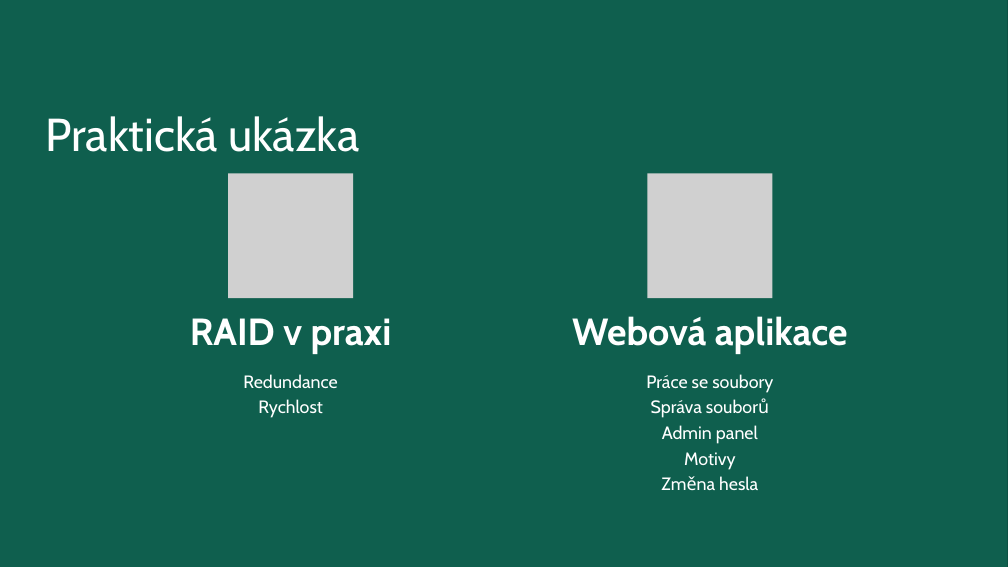
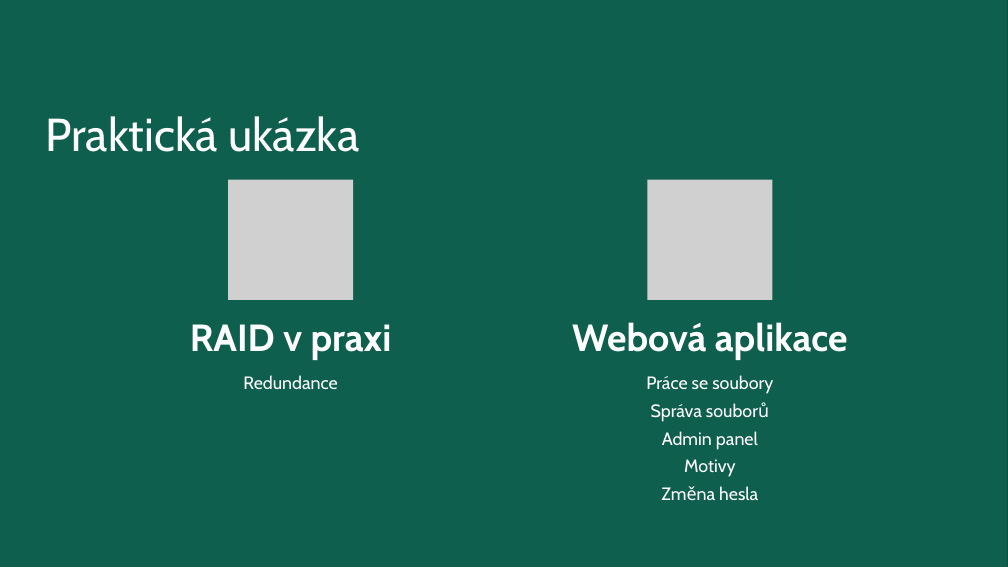
Before and after one commit to michalcz10/USB-RAID-Array, a slide deck: slide 7 of Documentation/USB RAID pole.pptx. Drawn at 1008x567 pixels with LibreOffice and Linux fonts; fonts in the diff are those of the drawing; grey boxes stand for pictures; background and template pictures are left out. Boxes give left, top, right and bottom in pixels: in the first picture for what was removed or moved away, otherwise in the second. Text is boxed around its words. In the diff, an @@ line names an element or a change of style, - is before the commit and + after.

```diff
--- a/Documentation/USB RAID pole.pptx
+++ b/Documentation/USB RAID pole.pptx
@@ picture resized from (x1=228, y1=173, x2=353, y2=298) to (x1=228, y1=180, x2=353, y2=300) @@
@@ picture resized from (x1=647, y1=173, x2=772, y2=298) to (x1=647, y1=180, x2=772, y2=300) @@
@@ line spacing 0.9 to 1 in 4 elements at (x1=190, y1=324, x2=392, y2=360), (x1=572, y1=322, x2=848, y2=360), (x1=646, y1=375, x2=773, y2=500), (x1=243, y1=375, x2=338, y2=389) @@
@@ text at (x1=258, y1=399, x2=323, y2=418): paragraph removed @@
-Rychlost
```
Also in this commit, not shown: 1 other slide changed, 8 slides added.
